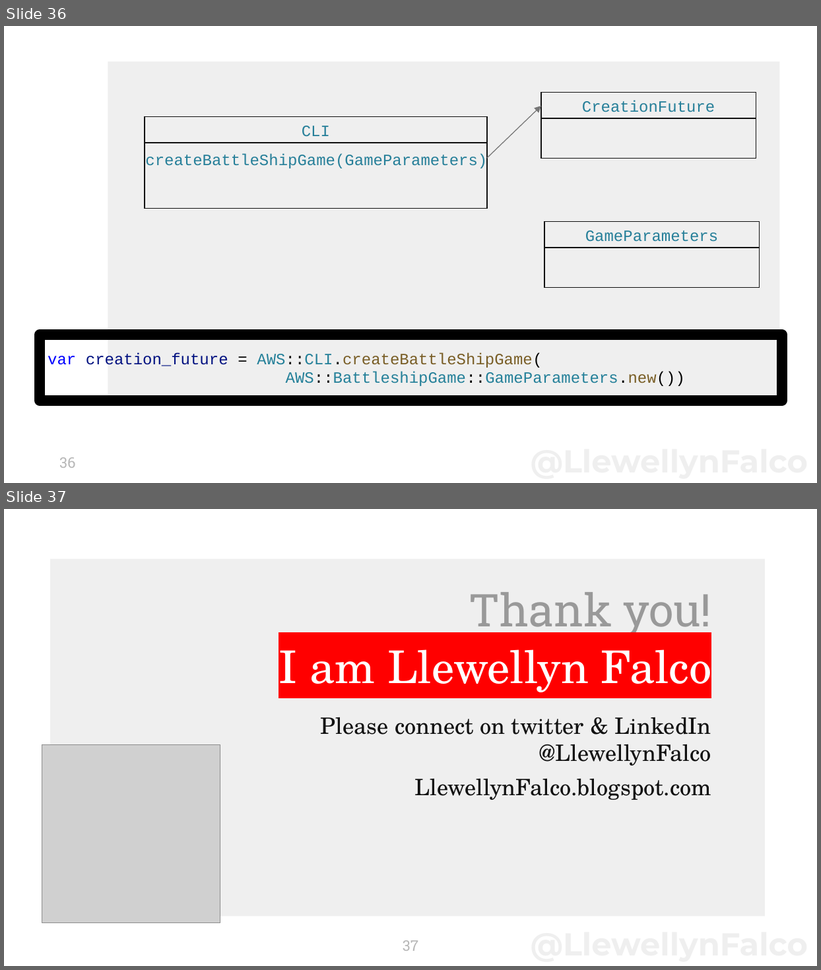
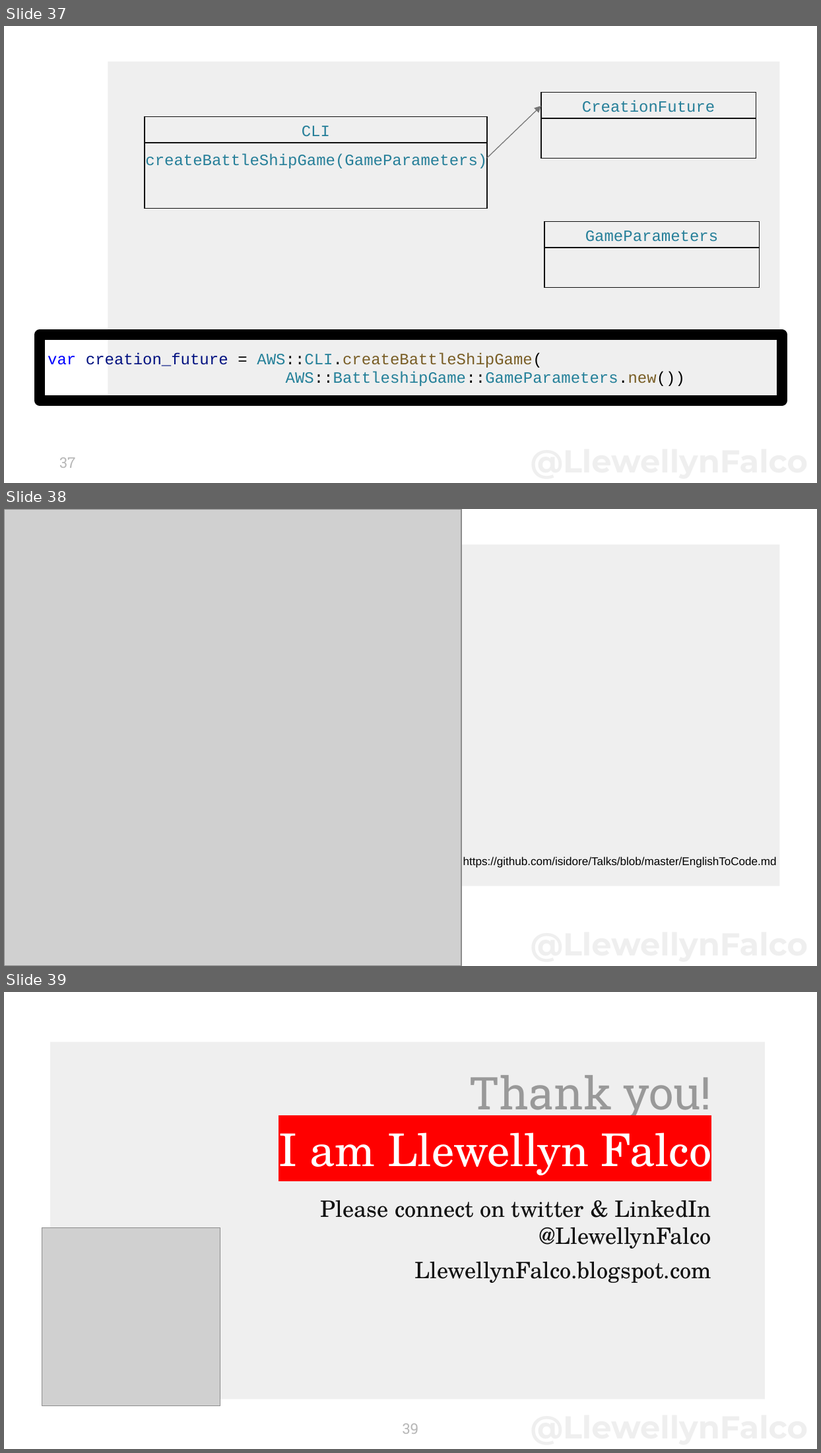
Before and after one commit to isidore/TestDrivenDevelopmentClass.Slides, a slide deck: Micro Api Design with Consume First.pptx. Shown one above the other, each under a label of ours: slides 36 and 37 before the commit, slides 37, 38 and 39 after it. The pictures are 821x970 and 821x1453 pixels, drawn with LibreOffice and Linux fonts; fonts in the diff are those of the drawing; grey boxes stand for pictures. Boxes give left, top, right and bottom in pixels: in the first picture for what was removed or moved away, otherwise in the second. Text is boxed around its words. In the diff, an @@ line names an element or a change of style, - is before the commit and + after.

```diff
--- a/Micro Api Design with Consume First.pptx
+++ b/Micro Api Design with Consume First.pptx
@@ slide 38 added at (4,509,817,966), background #FFFFFF; not listed: 1 template element that a slide beside it also shows @@
@@ picture added at (4,509,461,966) @@
@@ text added at (463,857,777,868), 10 pt, text #000000 @@
+https://github.com/isidore/Talks/blob/master/EnglishToCode.md
@@ what was slide 36 is now slide 37 @@
@@ page number at (59,458,75,468): text changed @@
-36
+37
@@ what was slide 37 is now slide 39 @@
@@ page number at (403,1424,418,1434): text changed @@
-37
+39
```
Also in this commit, not shown: 4 slides changed, 1 other slide added.
